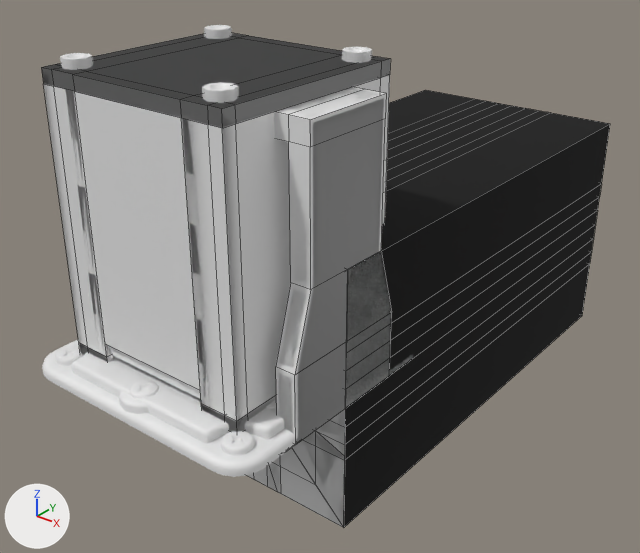
The FBX model CorridorGeodesic/Assets/Resources/Models/CORGEO_MODELS_ManualImport/CORGEO_MODELS_ManualImport.fbx: old version first, new version second.
One viewpoint serves both versions: a 50 mm lens placed at (7.77, -7.75, 6.58), pointed at (-0.26, 2.29, 0.36). The axes (+X, +Y, +Z) are drawn at lower left. The lights are the same throughout. Mesh edges are drawn as thin lines on the coarser meshes. Where no turn or scale is listed for an object, it has been applied to the vertices.

The first picture shows 'DeploymentVent', 'Door', 'DoorFrameCollisionMesh', 'ElevatorCarrier', 'ElevatorFrameCollisionMesh', 'ElevatorGateCollisionMesh', 'FloorButton', 'FloorButtonLarge', 'PipeCollisionMesh'.
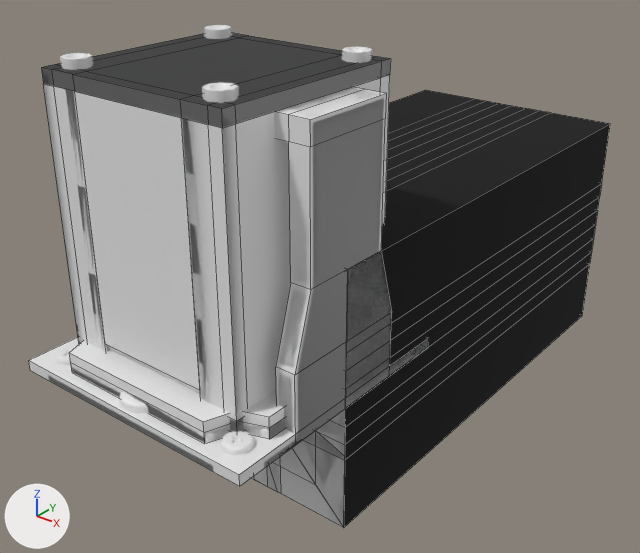
What the commit changed:
Mesh me_cube_007 is new.
It has 24 vertices, 14 faces and spans x -1.82..1.82, y -1.82..1.82, z 0.16..0.32.
Mesh me_cube_006 is new.
It is a box spanning x -2.0..2.0, y -2.0..2.0, z 0.0..0.16.
Mesh me_cube_012 is new.
It has 24 vertices, 14 faces and spans x -1.82..1.82, y -1.82..1.82, z 0.16..0.47.
Object 'FloorButtonLargeButtonCollisionMesh' (ob_floorbuttonlargebuttoncollisionmesh) is new; it shows me_cube_007.
Its location is (0.0, 0.0, 0.0).
Object 'FloorButtonLargePlateCollisionMesh' (ob_floorbuttonlargeplatecollisionmesh) is new; it shows me_cube_006.
Its location is (0.0, 0.0, 0.0).
Object 'FloorButtonLargeTriggerVolume' (ob_floorbuttonlargetriggervolume) is new; it shows me_cube_012.
Its location is (0.0, 0.0, 0.0).

What differs and where, as boxes (x1, y1, x2, y2) in the pictures (640 x 553 px):
'FloorButtonLargePlateCollisionMesh', added: after (29, 337, 429, 486)
'FloorButtonLargeTriggerVolume', added: after (69, 341, 285, 443)
'FloorButtonLargeButtonCollisionMesh', added: after (71, 363, 285, 443)
'FloorButtonLarge', unchanged, covered by the edit: before (42, 340, 413, 477); after (48, 347, 409, 471)
